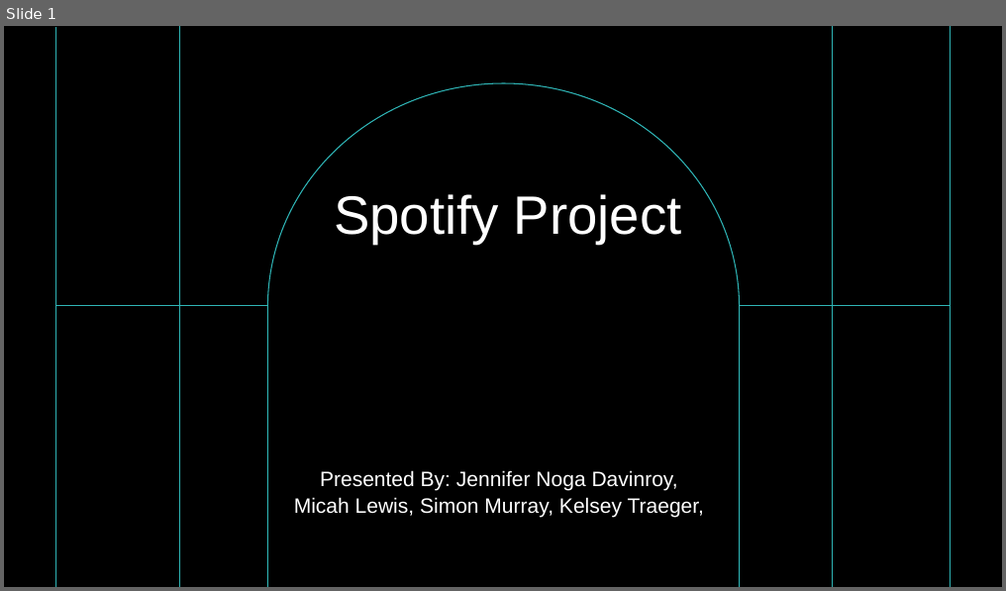
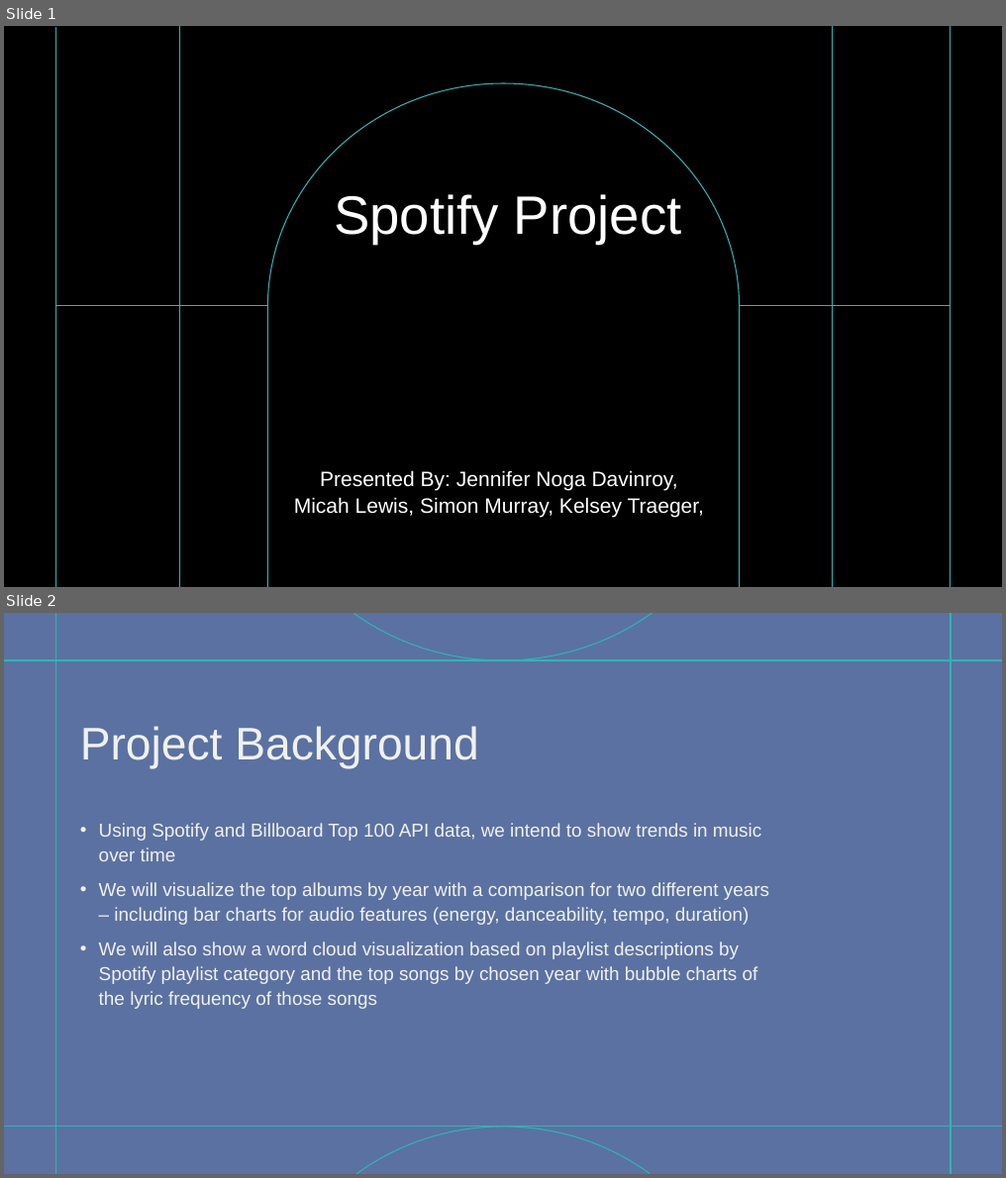
Before and after one commit to simonmurray25/spotify-project, a slide deck: Spotify Project.pptx. Shown one above the other, each under a label of ours: slide 1 before the commit, slides 1 and 2 after it. The pictures are 1006x591 and 1006x1178 pixels, drawn with LibreOffice and Linux fonts; fonts in the diff are those of the drawing; background and template pictures are left out. Boxes give left, top, right and bottom in pixels: in the first picture for what was removed or moved away, otherwise in the second. Text is boxed around its words. In the diff, an @@ line names an element or a change of style, - is before the commit and + after.

```diff
--- a/Spotify Project.pptx
+++ b/Spotify Project.pptx
@@ slide 2 added at (x1=4, y1=613, x2=1002, y2=1174), background #1D2433; not listed: 1 template element that a slide beside it also shows @@
@@ rectangle added at (x1=4, y1=613, x2=1002, y2=1174), fill #5B71A1 @@
@@ title added at (x1=80, y1=726, x2=478, y2=769), 44 pt, text #F0F1EE @@
+Project Background
@@ text added at (x1=99, y1=823, x2=769, y2=1009), 18 pt, text #F0F1EE @@
+• Using Spotify and Billboard Top 100 API data, we intend to show trends in music over time
+• We will visualize the top albums by year with a comparison for two different years – including bar charts for audio features (energy, danceability, tempo, duration)
+• We will also show a word cloud visualization based on playlist descriptions by Spotify playlist category and the top songs by chosen year with bubble charts of the lyric frequency of those songs
@@ group added at (x1=4, y1=613, x2=1002, y2=1174): 4 lines, 2 freeform shapes @@
```
Also in this commit, not shown: 1 other slide added, 1 slide removed.
